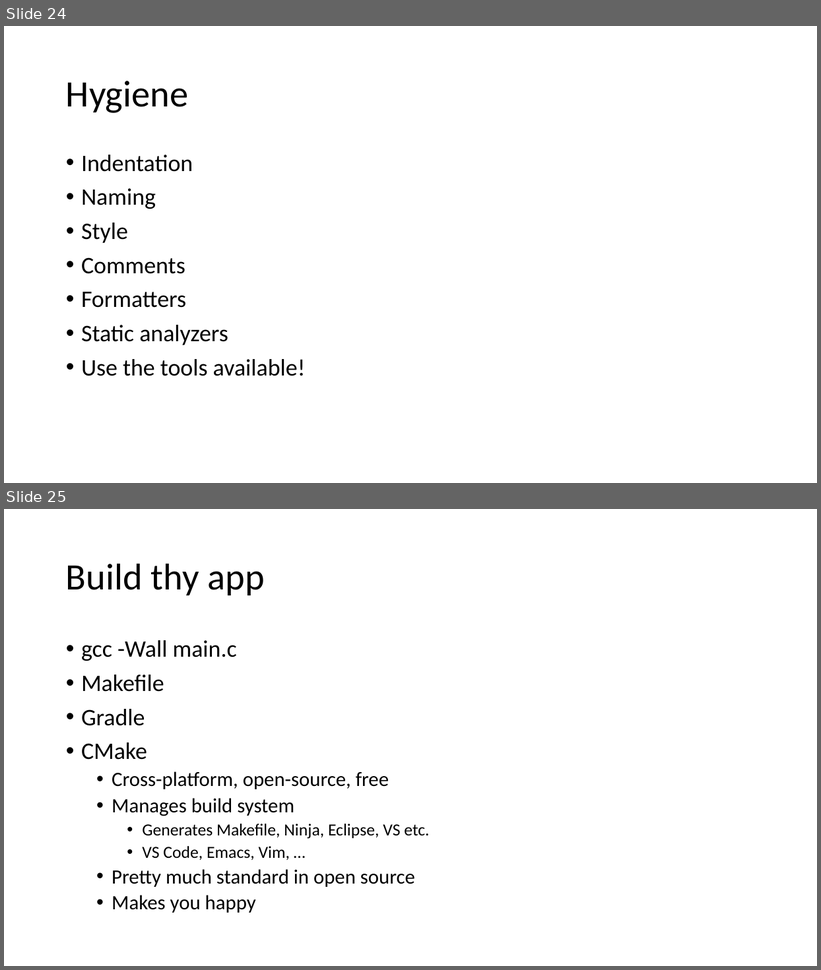
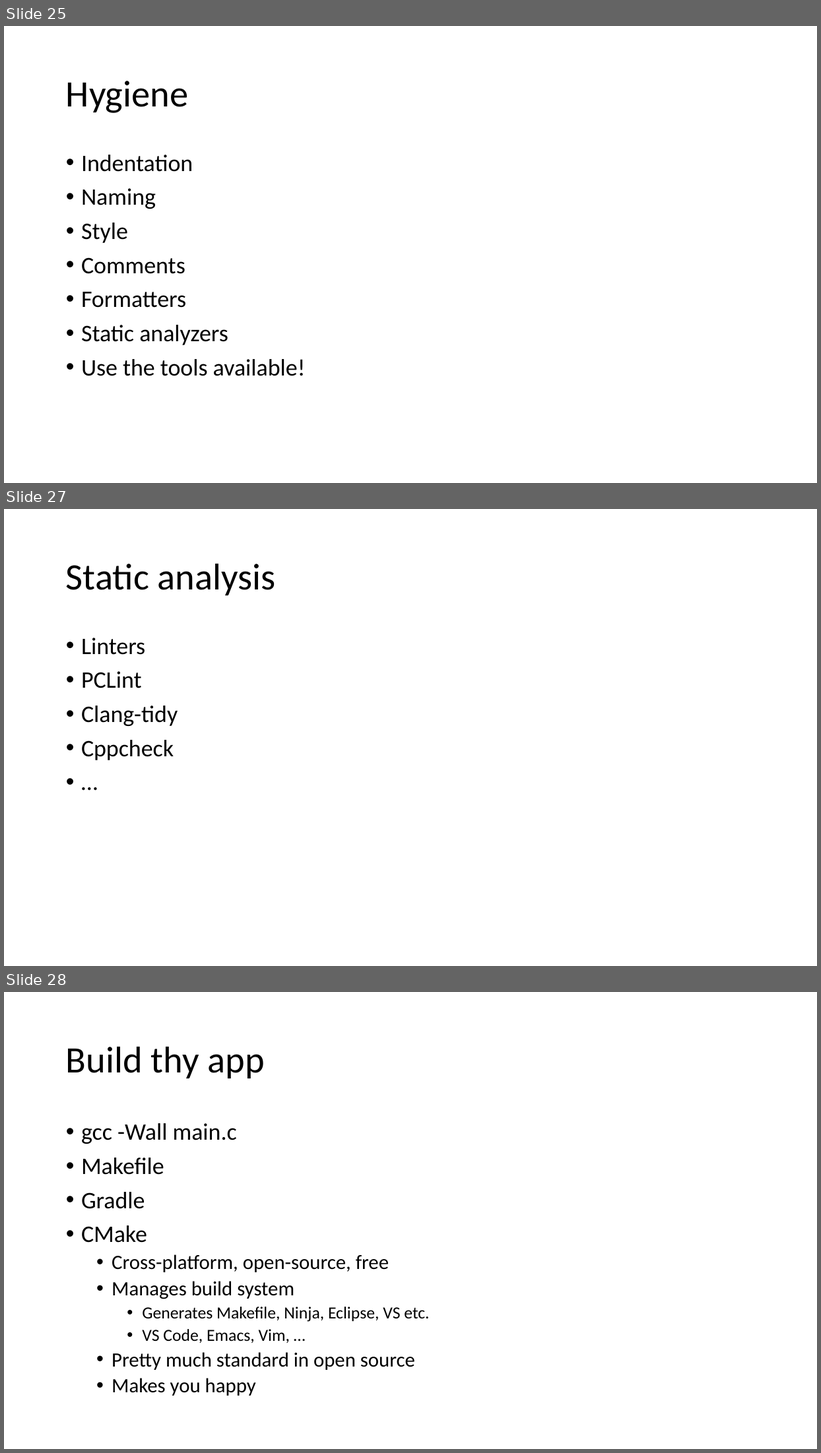
Before and after one commit to joelbygger/c_talk, a slide deck: presentation.pptx. Shown one above the other, each under a label of ours: slides 24 and 25 before the commit, slides 25, 27 and 28 after it; the slides between them are not shown. The pictures are 821x970 and 821x1453 pixels, drawn with LibreOffice and Linux fonts; fonts in the diff are those of the drawing. Boxes give left, top, right and bottom in pixels: in the first picture for what was removed or moved away, otherwise in the second. Text is boxed around its words. In the diff, an @@ line names an element or a change of style, - is before the commit and + after.

```diff
--- a/presentation.pptx
+++ b/presentation.pptx
@@ slide 27 added at box(4, 509, 817, 966), background #FFFFFF @@
@@ title added at box(66, 563, 276, 595), 44 pt, text #000000 @@
+Static analysis
@@ text added at box(81, 638, 178, 760), 28 pt, text #000000 @@
+• Linters
+• PCLint
+• Clang-tidy
+• Cppcheck
+• …
@@ what was slide 24 is now slide 25 @@
@@ what was slide 25 is now slide 28 @@
```
Also in this commit, not shown: 6 slides changed, 2 other slides added, 5 other files.
